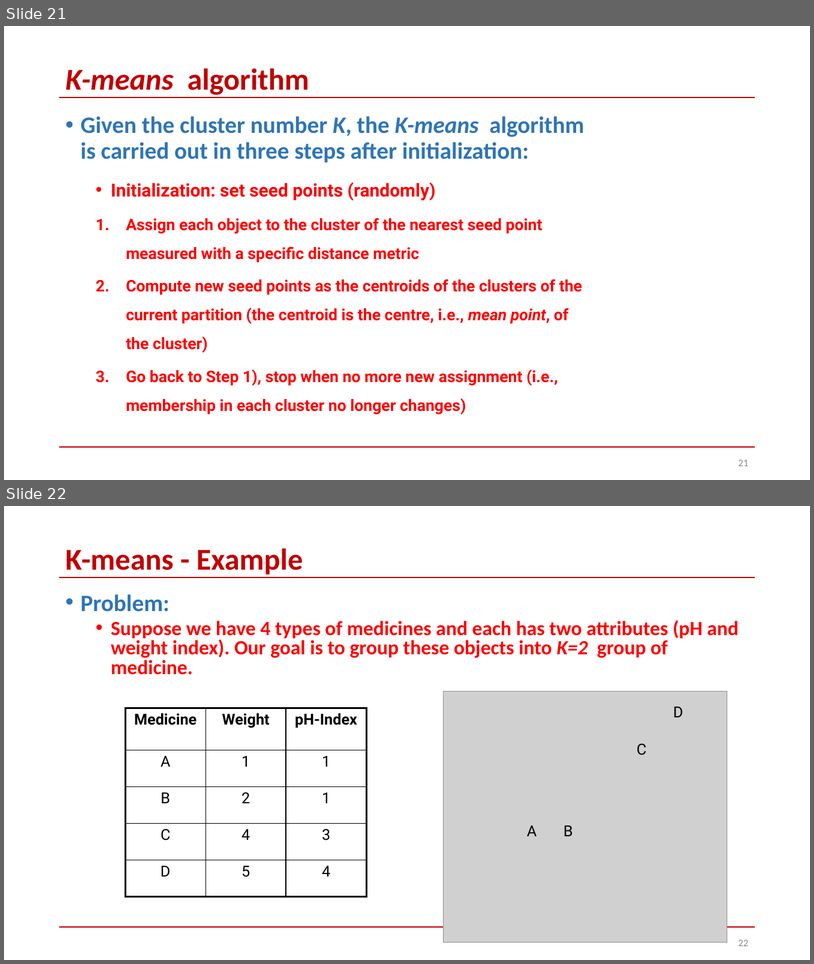
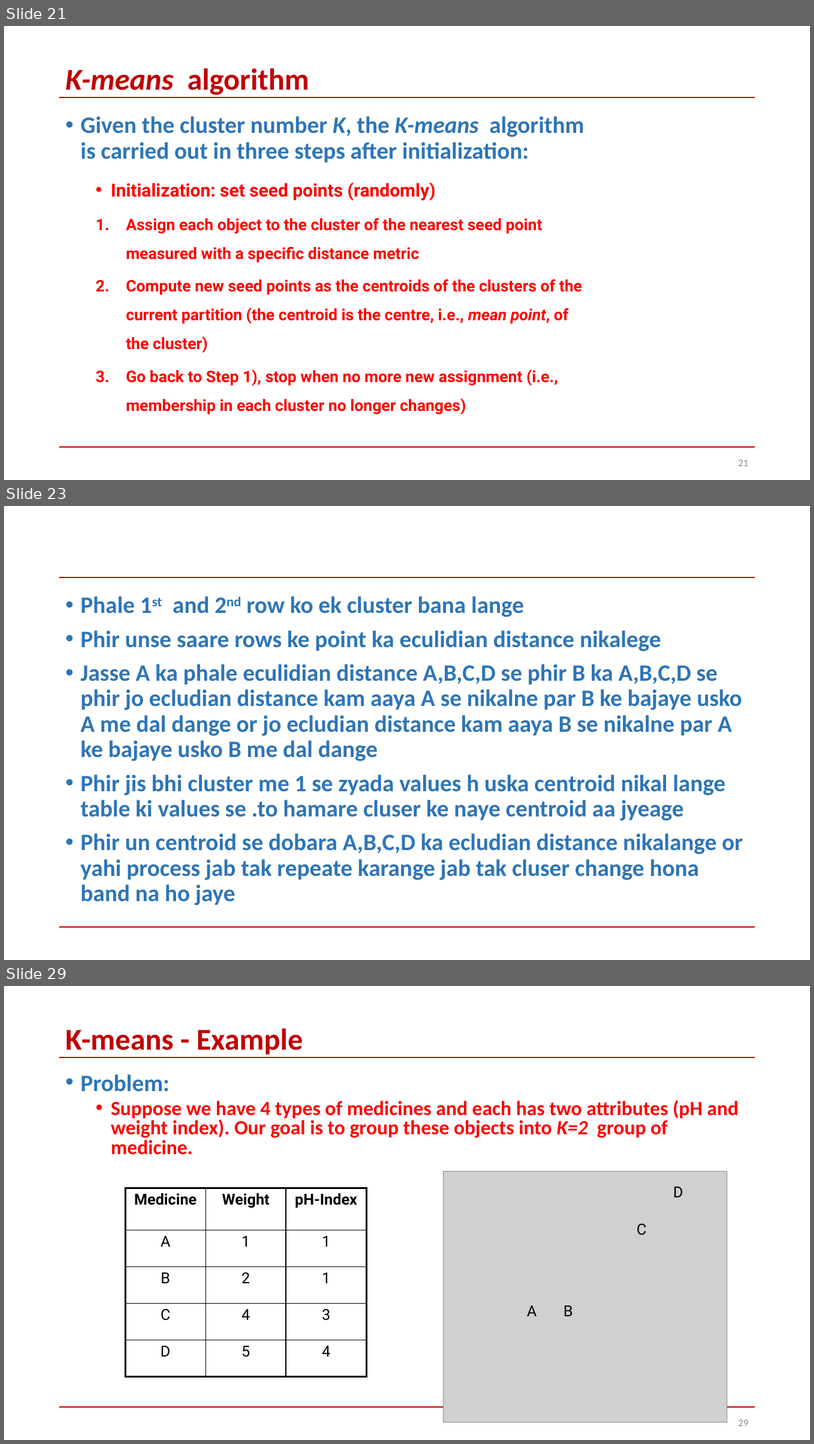
Before and after one commit to skysumitkumar/Du_Mca, a slide deck: 3rd_semester/Data_Science_with_python/PPT/Unit_4/Clustering-Part1.pptx. Shown one above the other, each under a label of ours: slides 21 and 22 before the commit, slides 21, 23 and 29 after it; the slides between them are not shown. The pictures are 814x964 and 814x1444 pixels, drawn with LibreOffice and Linux fonts; fonts in the diff are those of the drawing; grey boxes stand for pictures. Boxes give left, top, right and bottom in pixels: in the first picture for what was removed or moved away, otherwise in the second. Text is boxed around its words. In the diff, an @@ line names an element or a change of style, - is before the commit and + after.

```diff
--- a/3rd_semester/Data_Science_with_python/PPT/Unit_4/Clustering-Part1.pptx
+++ b/3rd_semester/Data_Science_with_python/PPT/Unit_4/Clustering-Part1.pptx
@@ slide 23 added at [4,506,810,960], background #FFFFFF; not listed: 2 template elements that a slide beside it also shows @@
@@ text added at [81,596,743,905], 28 pt, text #2E75B6, bold @@
+• Phale 1st and 2nd row ko ek cluster bana lange
+• Phir unse saare rows ke point ka eculidian distance nikalege
+• Jasse A ka phale eculidian distance A,B,C,D se phir B ka A,B,C,D se phir jo ecludian distance kam aaya A se nikalne par B ke bajaye usko A me dal dange or jo ecludian distance kam aaya B se nikalne par A ke bajaye usko B me dal dange
+• Phir jis bhi cluster me 1 se zyada values h uska centroid nikal lange table ki values se .to hamare cluser ke naye centroid aa jyeage
+• Phir un centroid se dobara A,B,C,D ka ecludian distance nikalange or yahi process jab tak repeate karange jab tak cluser change hona band na ho jaye
@@ what was slide 22 is now slide 29 @@
@@ page number at [738,1419,749,1426]: text changed @@
-22
+29
```
Also in this commit, not shown: 1 slide changed, 6 other slides added.
